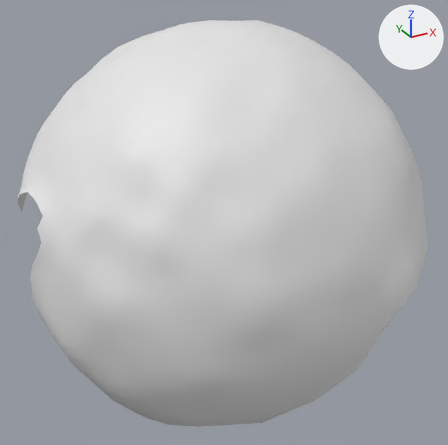
The OBJ model res/final/onecam_fullvolume/12/cleanedup/FullVolium.000324.obj, before and after one commit.
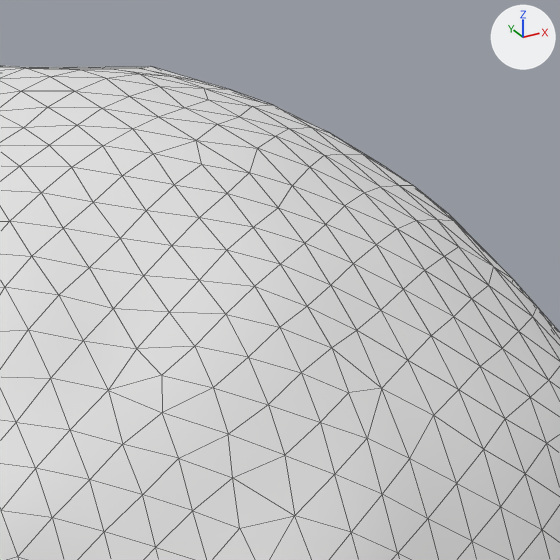
There are two pictures of each version: one whole from a 50 mm lens placed at (-301.9, 240.9, 297.8), pointed at (-202.2, 422.1, 207.2), one close up on the part from 47% to 86% of the width and 0% to 39% of the height. Arrows for +X, +Y and +Z are at upper right; the lights stay in place. The close-ups show mesh edges as thin lines. Where no turn or scale is listed for an object, it has been applied to the vertices.

In view in the first close-up: 'FullVolium.000324'.
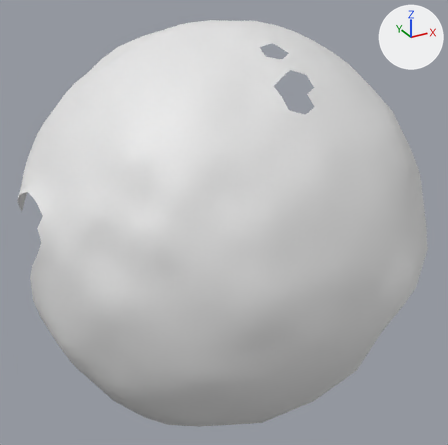
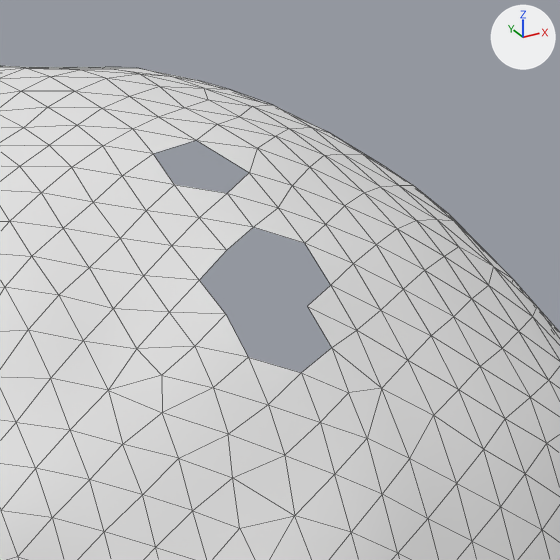
Location of each change, (x1, y1, x2, y2) in pixels of the close-ups (560 x 560 px):
```json
{"part": 1, "of": "me_fullvolium_000324", "change": "deleted", "before": [154, 140, 331, 373]}
{"part": 2, "of": "me_fullvolium_000324", "change": "deleted", "before": [126, 66, 196, 80]}
```

Scene script edits in JSON lines:
```json
{"block": "me_fullvolium_000324", "where": "# used by ob_fullvolium_000324; location = (0.0, 0.0, 0.0)"}
{"block": "me_fullvolium_000324", "where": "# verts and faces of me_fullvolium_000324; kept vertices keep their numbers, new ones are numbered from 840"}
{"block": "me_fullvolium_000324", "where": "# before: 560 (-163.2, 447.2, 269.7), 745 (-177.0, 444.7, 273.9) at pixel (136, 67), 746 (-170.7, 441.8, 272.6) at pixel (197, 80), 752 (-175.5, 458.0, 271.5), 753 (-177.6, 450.6, 273.6) at pixel (105, 66)"}
{"block": "me_fullvolium_000324", "where": "# before: 769 (-171.5, 450.7, 273.3) at pixel (150, 66), 770 (-166.3, 464.3, 267.2)"}
{"op": "remove", "block": "me_fullvolium_000324", "code": "me_fullvolium_000324.from_pydata(...)  # 840 vertices, 1632 faces; spans x -270.9..-131.0, y 361.8..484.3, z 145.9..275.1"}
{"op": "add", "block": "me_fullvolium_000324", "code": "me_fullvolium_000324.from_pydata(...)  # 835 vertices, 1607 faces; spans x -270.9..-131.0, y 361.8..484.3, z 145.9..275.1"}
{"block": "me_fullvolium_000324", "change": "me_fullvolium_000324 part 1"}
{"block": "me_fullvolium_000324", "change": "4 vertices are removed from x -195.4..-191.5, y 389.5..407.9, z 257.2..269.0"}
{"block": "me_fullvolium_000324", "change": "19 faces are deleted"}
{"block": "me_fullvolium_000324", "change": "me_fullvolium_000324 part 2"}
{"op": "add", "block": "me_fullvolium_000324", "code": "delete_vertices([769])  # with the faces that use them"}
```
